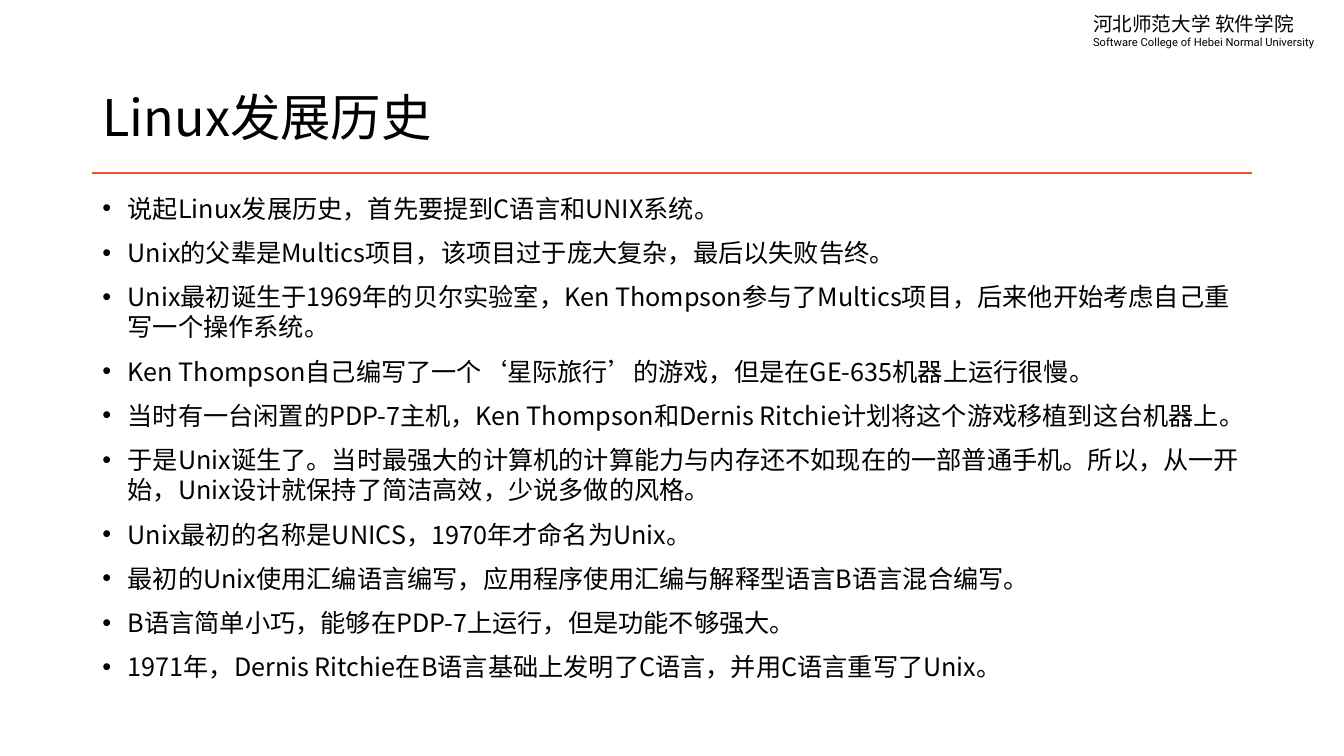
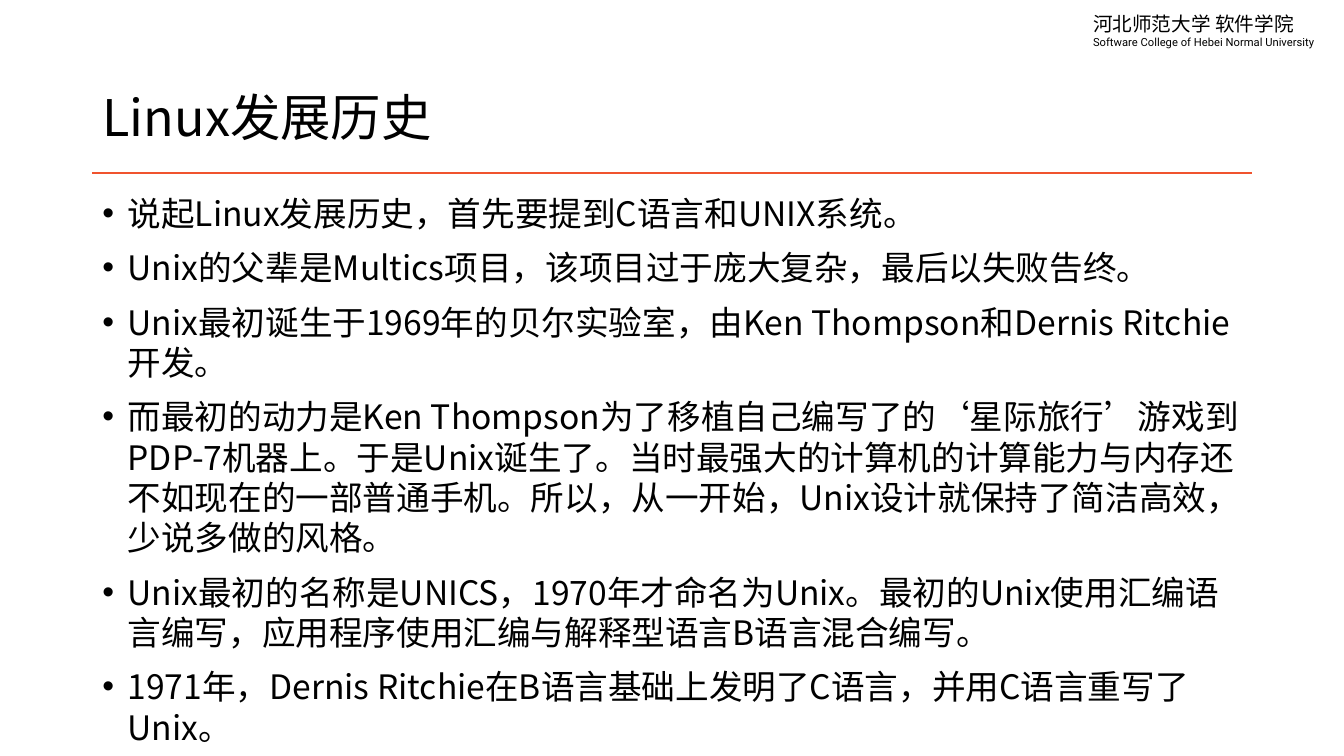
Before and after one commit to edu2act/course-linux-system, a slide deck: slide 3 of materials/slides/ch01-linux-history-and-install.pptx. Drawn at 1344x756 pixels with LibreOffice and Linux fonts; fonts in the diff are those of the drawing. Boxes give left, top, right and bottom in pixels: in the first picture for what was removed or moved away, otherwise in the second. Text is boxed around its words. In the diff, an @@ line names an element or a change of style, - is before the commit and + after.

```diff
--- a/materials/slides/ch01-linux-history-and-install.pptx
+++ b/materials/slides/ch01-linux-history-and-install.pptx
@@ text at (128,197,1188,742): size 18 to 24 pt in "说起Linux发展历史，首先要提到C语言和UNIX系统。", "Unix的父辈是Multics项目，该项目过于庞大复杂，最后以失败告终。", "1971年，Dernis Ritchie在B语言基础上发明了C语言，并用C语言重写了Unix。" @@
@@ text at (128,306,1240,649): text changed; size 18 to 24 pt @@
-• Unix最初诞生于1969年的贝尔实验室，Ken Thompson参与了Multics项目，后来他开始考虑自己重写一个操作系统。
-• Ken Thompson自己编写了一个‘星际旅行’的游戏，但是在GE-635机器上运行很慢。
-• 当时有一台闲置的PDP-7主机，Ken Thompson和Dernis Ritchie计划将这个游戏移植到这台机器上。
-• 于是Unix诞生了。当时最强大的计算机的计算能力与内存还不如现在的一部普通手机。所以，从一开始，Unix设计就保持了简洁高效，少说多做的风格。
-• Unix最初的名称是UNICS，1970年才命名为Unix。
-• 最初的Unix使用汇编语言编写，应用程序使用汇编与解释型语言B语言混合编写。
-• B语言简单小巧，能够在PDP-7上运行，但是功能不够强大。
+• Unix最初诞生于1969年的贝尔实验室，由Ken Thompson和Dernis Ritchie开发。
+• 而最初的动力是Ken Thompson为了移植自己编写了的‘星际旅行’游戏到PDP-7机器上。于是Unix诞生了。当时最强大的计算机的计算能力与内存还不如现在的一部普通手机。所以，从一开始，Unix设计就保持了简洁高效，少说多做的风格。
+• Unix最初的名称是UNICS，1970年才命名为Unix。最初的Unix使用汇编语言编写，应用程序使用汇编与解释型语言B语言混合编写。
```
Also in this commit, not shown: 25 other slides changed.
